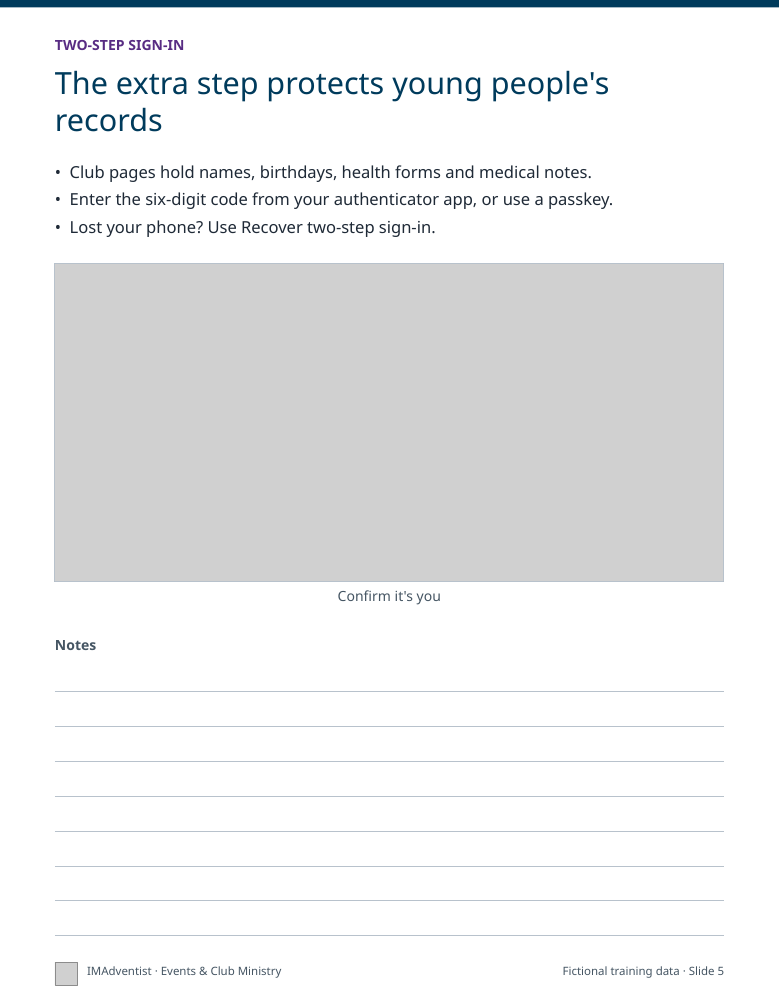
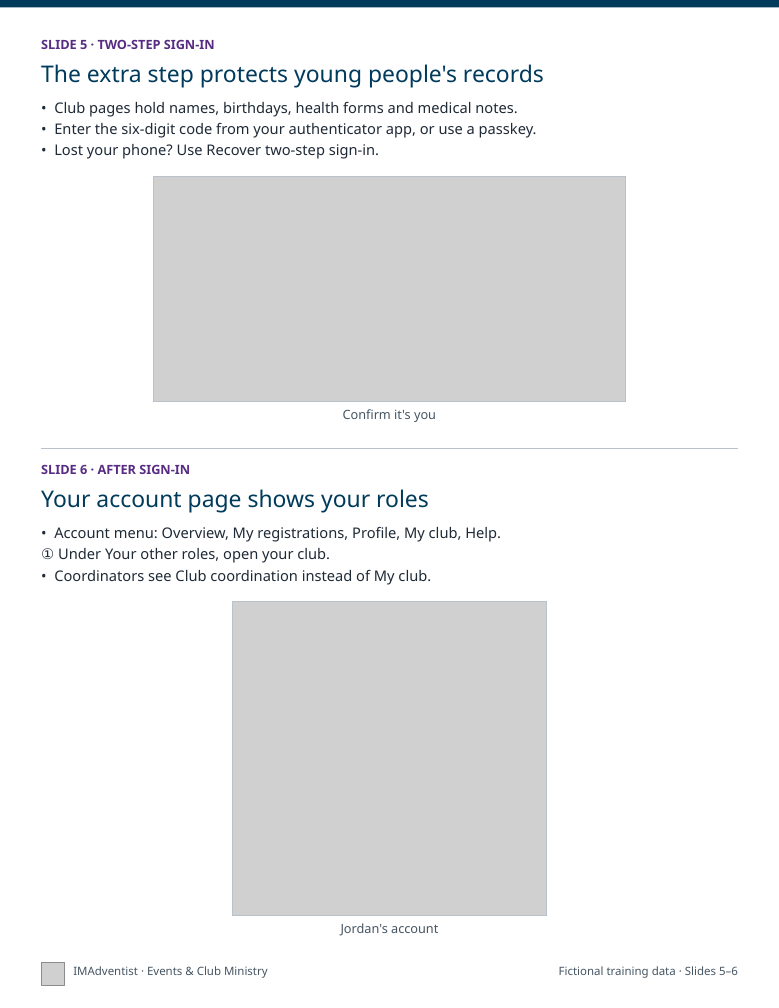
Before and after one commit to DurantTL/IMSDA-Events, a slide deck: slide 3 of docs/platform-documentation/2026-11-05/exports/IMAdventist-getting-started-print.pptx (slide 5 before the commit). Drawn at 779x1008 pixels with LibreOffice and Linux fonts; fonts in the diff are those of the drawing; grey boxes stand for pictures. Boxes give left, top, right and bottom in pixels: in the first picture for what was removed or moved away, otherwise in the second. Text is boxed around its words. In the diff, an @@ line names an element or a change of style, - is before the commit and + after.

```diff
--- a/docs/platform-documentation/2026-11-05/exports/IMAdventist-getting-started-print.pptx
+++ b/docs/platform-documentation/2026-11-05/exports/IMAdventist-getting-started-print.pptx
@@ text at (41,39,215,49): text changed; size 11 to 10 pt @@
-TWO-STEP SIGN-IN
+SLIDE 5 · TWO-STEP SIGN-IN
@@ text "The extra step protects young ...": place and size @@
-text "The extra step protects young ..." at (55,70,610,132)
+text "The extra step protects young ..." at (41,64,544,88)
@@ text "The extra step protects young ..." at (41,64,544,88): size 24 to 18 pt @@
@@ text "• Club pages hold names, ...": place and size @@
-text "• Club pages hold names, ..." at (70,165,613,237)
+text "• Club pages hold names, ..." at (54,102,537,159)
@@ text "• Club pages hold names, ..." at (54,102,537,159): size 13 to 11.5 pt; less space between paragraphs @@
@@ picture: place and size @@
-picture at (55,263,724,582)
+picture at (153,176,626,401)
@@ rectangle: place and size @@
-rectangle at (55,263,724,582)
+rectangle at (153,176,626,401)
@@ text "Confirm it's you": place and size @@
-text "Confirm it's you" at (338,590,441,605)
+text "Confirm it's you" at (343,409,436,422)
@@ text "Confirm it's you" at (343,409,436,422): size 11 to 10 pt @@
@@ line added from (41, 448) to (738, 448), #B8C2CC 0.75 pt @@
@@ text added at (41,465,190,474), 10 pt, text #582C83, bold @@
+SLIDE 6 · AFTER SIGN-IN
@@ text added at (41,489,429,513), 18 pt, text #003B5C @@
+Your account page shows your roles
@@ text added at (41,527,501,585), 11.5 pt, text #1F2A37 @@
+• Account menu: Overview, My registrations, Profile, My club, Help.
+① Under Your other roles, open your club.
+• Coordinators see Club coordination instead of My club.
@@ picture added at (233,601,547,916) @@
@@ rectangle added at (233,601,547,916), outline #B8C2CC 0.75 pt @@
@@ text removed at (55,640,96,650) @@
-Notes
@@ line removed from (55, 692) to (724, 692) @@
@@ line removed from (55, 727) to (724, 727) @@
@@ line removed from (55, 762) to (724, 762) @@
@@ line removed from (55, 796) to (724, 796) @@
@@ line removed from (55, 831) to (724, 831) @@
@@ line removed from (55, 866) to (724, 866) @@
@@ line removed from (55, 901) to (724, 901) @@
@@ text added at (341,923,438,935), 10 pt, text #455563 @@
+Jordan's account
@@ line removed from (55, 936) to (724, 936) @@
@@ picture: place and size @@
-picture at (55,962,78,985)
+picture at (41,962,64,985)
@@ text "IMAdventist · Events & Club ...": place and size @@
-text "IMAdventist · Events & Club ..." at (87,966,282,978)
+text "IMAdventist · Events & Club ..." at (73,966,268,978)
@@ text at (559,966,738,978): text changed @@
-Fictional training data · Slide 5
+Fictional training data · Slides 5–6
```
Also in this commit, not shown: 15 other slides changed, 15 slides removed, 4 other files.
